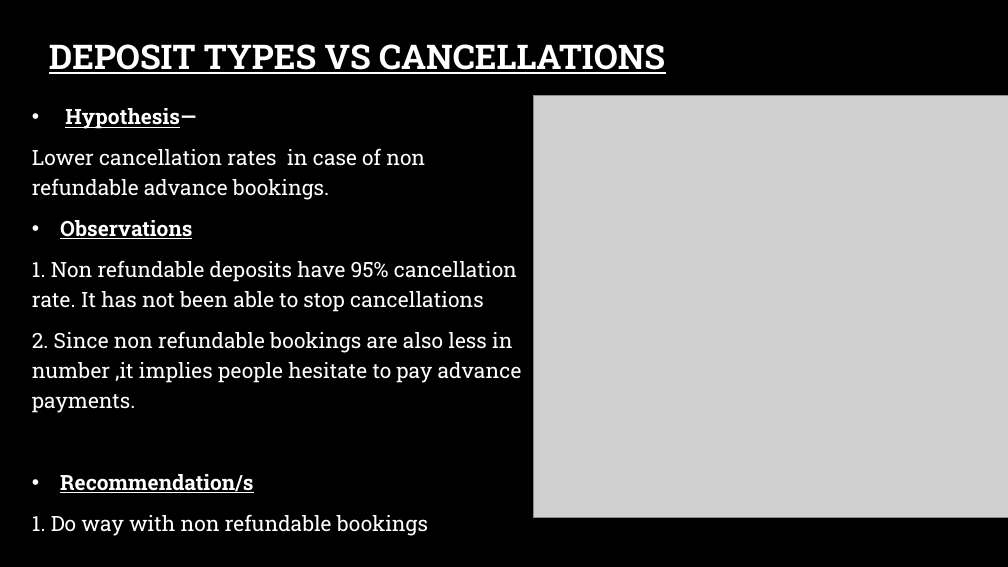
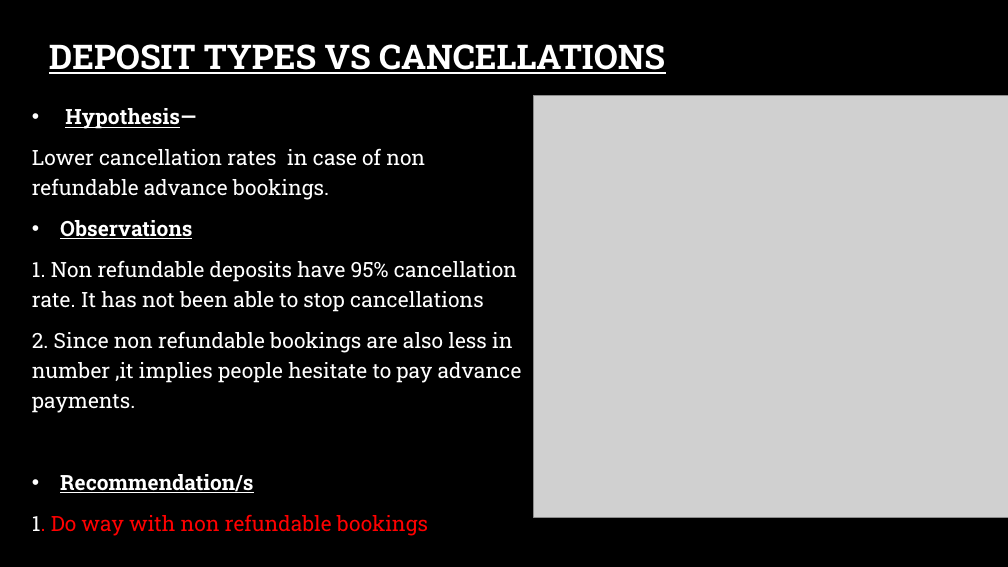
Before and after one commit to lakshay170/hotel_capstone, a slide deck: slide 12 of Hotel capstone.pptx. Drawn at 1008x567 pixels with LibreOffice and Linux fonts; fonts in the diff are those of the drawing; grey boxes stand for pictures; background and template pictures are left out. Boxes give left, top, right and bottom in pixels: in the first picture for what was removed or moved away, otherwise in the second. Text is boxed around its words. In the diff, an @@ line names an element or a change of style, - is before the commit and + after.

```diff
--- a/Hotel capstone.pptx
+++ b/Hotel capstone.pptx
@@ text at (32,514,428,536): text colour #FFFFFF to #FF0000 in "1. Do way with non refundable bookings" @@
```
Also in this commit, not shown: 8 other slides changed, 1 slide added, 1 slide removed, 1 other file.
